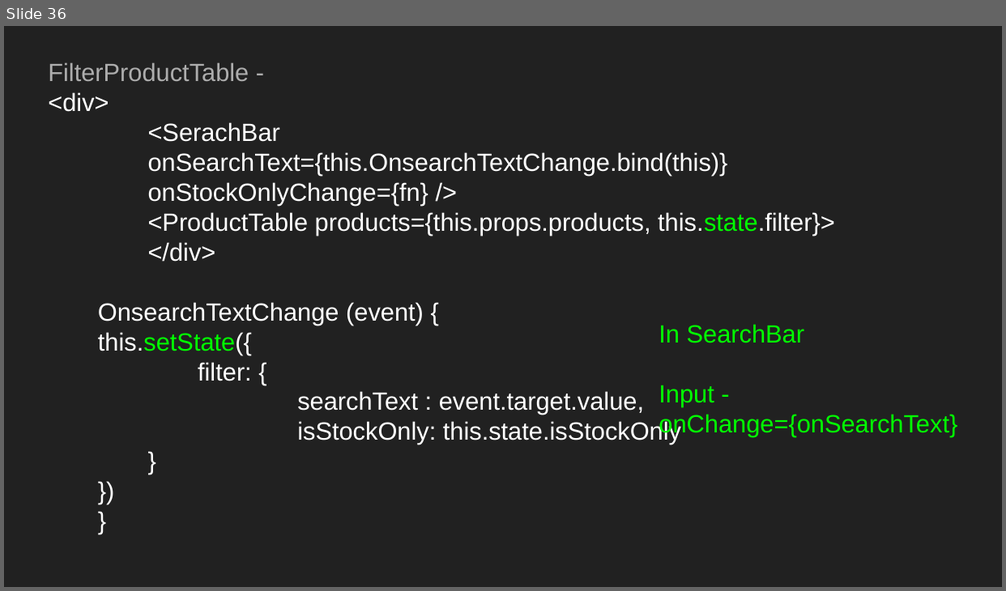
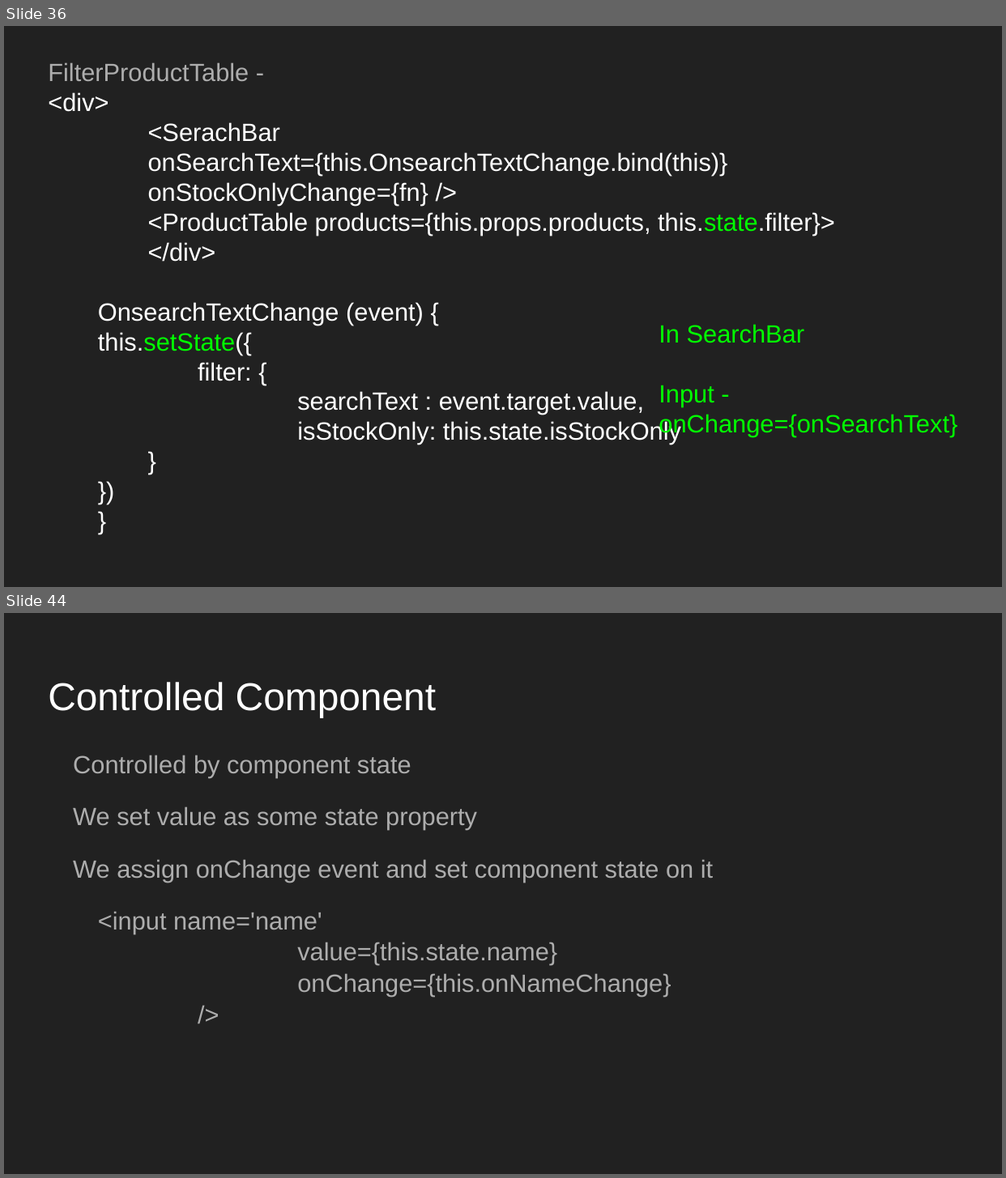
Before and after one commit to Abhay-Joshi-Git/react-redux-sessions-DatafactZ, a slide deck: react-redux.odp. Shown one above the other, each under a label of ours: slide 36 before the commit, slides 36 and 44 after it; the slides between them are not shown. The pictures are 1006x591 and 1006x1178 pixels, drawn with LibreOffice and Linux fonts; fonts in the diff are those of the drawing. Boxes give left, top, right and bottom in pixels: in the first picture for what was removed or moved away, otherwise in the second. Text is boxed around its words. In the diff, an @@ line names an element or a change of style, - is before the commit and + after.

```diff
--- a/react-redux.odp
+++ b/react-redux.odp
@@ slide 44 added at bbox=[4, 613, 1002, 1174], background #212121 @@
@@ title added at bbox=[48, 682, 436, 717], 28 pt, text #FFFFFF @@
+Controlled Component
@@ text added at bbox=[73, 755, 713, 997], 18 pt, text #ADADAD @@
+Controlled by component state
+We set value as some state property
+We assign onChange event and set component state on it
+<input name='name'
+value={this.state.name}
+onChange={this.onNameChange}
+/>
```
Also in this commit, not shown: 1 slide changed, 7 other slides added.
